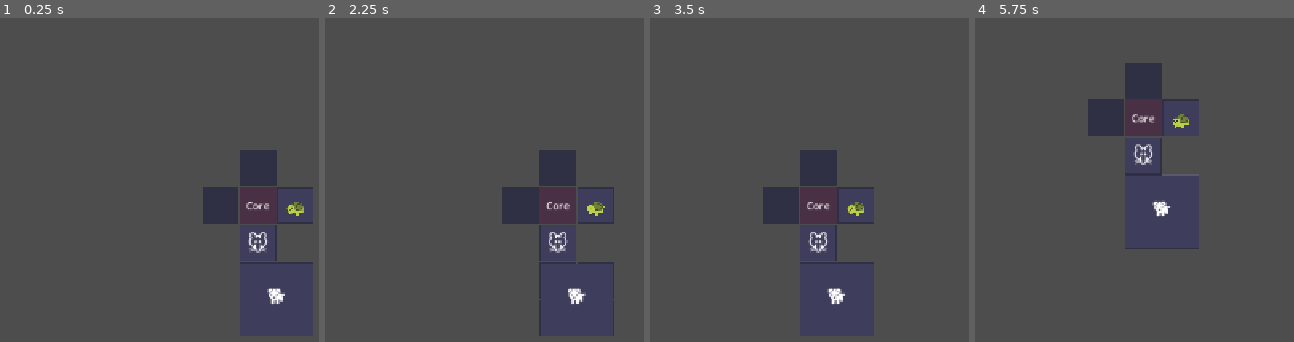
Above: before the commit, frames 1-4 (left to right).
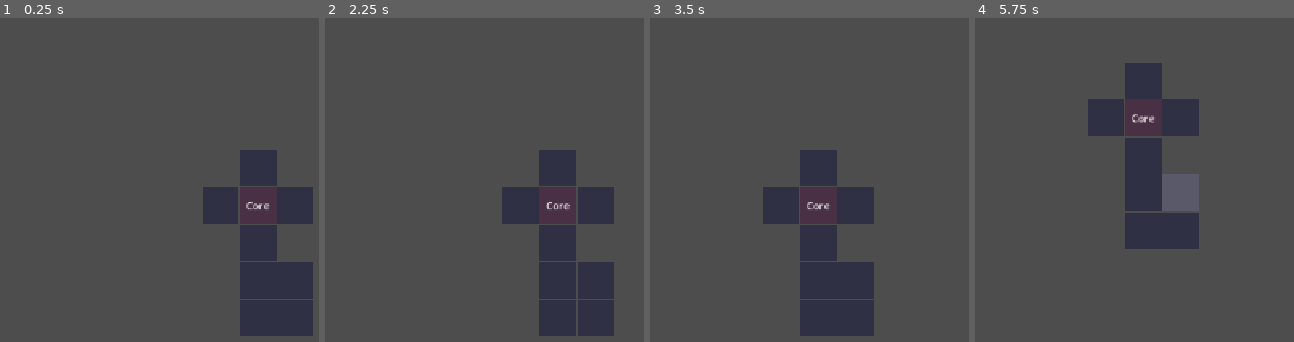
Above: after the commit, the same moments.

Repository: seekerzz/tower-html
Game: Godot game, scene res://src/Scenes/Tests/TestGridScene.tscn
Two runs of this game, one before a commit and one after it. Both use one fixed random seed, a clock stepped at 60 frames per second and the inputs below. The project has no main scene, so this scene is started directly.
Inputs (mouse positions are in pixels of both pictures, inside the frame that each line leads up to):
- Up to frame 1 (0.25 s): no input
- Up to frame 2 (2.25 s): tap Enter at 0.5, 2 s; drag from (583, 205) to (621, 319) at 0.52 s; tap Space at 1.25 s; drag from (583, 241) to (567, 332) at 1.27 s; move the mouse to (583, 167) at 2.02 s; hold Right (ui_right) from 2.03 s (still down); click (583, 167) at 2.17 s
- Up to frame 3 (3.5 s): release Right (ui_right) at 2.75 s; drag from (857, 205) to (691, 176) at 2.77 s
- Up to frame 4 (5.75 s): tap Space at 3.5, 5 s; drag from (1105, 205) to (1182, 319) at 3.52 s; tap Enter at 4.25 s; drag from (1144, 241) to (1137, 131) at 4.27 s; move the mouse to (1182, 205) at 5.02 s; hold Down (ui_down) from 5.03 s (still down); click (1182, 205) at 5.17 s

The runs differ from the first frame. In frame 1, 0.7% of the frame differs, in the area x 77-96%, y 56-89%; in frame 2, 0.7%; in frame 3, 0.7%; in frame 4, 1.9%, in the area x 49-71%, y 29-62%.
Error after the commit: Parse Error: Only identifier, attribute access, and subscription access can be used as assignment target. (res://src/Scripts/Unit.gd:114)

Commit message:
Implement adjacency buffs, tooltips, and fix float damage text
- Added `active_buffs` and `recalculate_buffs` logic to `GridManager` and `Unit`.
- Implemented `Tooltip` scene and manager in `MainGUI`.
- Updated `Unit.gd` to show buff icons and trigger tooltips.
- Forced integer conversion for all floating damage text.

Diff:
--- a/src/Autoload/GameManager.gd
+++ b/src/Autoload/GameManager.gd
@@ -8,6 +8,8 @@
 signal unit_sold(amount)
 signal damage_dealt(unit, amount)
 signal ftext_spawn_requested(pos, value, color)
+signal show_tooltip(data, stats, buffs, pos)
+signal hide_tooltip()
 
 var core_type: String = "cornucopia"
 var food: float = 100.0
--- a/src/Scenes/Game/Unit.tscn
+++ b/src/Scenes/Game/Unit.tscn
@@ -43,3 +43,5 @@
 shape = SubResource("RectangleShape2D_unit")
 
 [connection signal="input_event" from="Area2D" to="." method="_on_area_2d_input_event"]
+[connection signal="mouse_entered" from="Area2D" to="." method="_on_area_2d_mouse_entered"]
+[connection signal="mouse_exited" from="Area2D" to="." method="_on_area_2d_mouse_exited"]
--- /dev/null
+++ b/src/Scenes/UI/Tooltip.tscn
@@ -0,0 +1,29 @@
+[gd_scene load_steps=2 format=3 uid="uid://tooltip12345"]
+
+[ext_resource type="Script" path="res://src/Scripts/UI/Tooltip.gd" id="1_tooltip"]
+
+[node name="Tooltip" type="PanelContainer"]
+offset_right = 200.0
+offset_bottom = 100.0
+script = ExtResource("1_tooltip")
+
+[node name="VBoxContainer" type="VBoxContainer" parent="."]
+layout_mode = 2
+
+[node name="TitleLabel" type="RichTextLabel" parent="VBoxContainer"]
+layout_mode = 2
+bbcode_enabled = true
+text = "[b]Unit Name[/b]"
+fit_content = true
+
+[node name="StatsLabel" type="RichTextLabel" parent="VBoxContainer"]
+layout_mode = 2
+bbcode_enabled = true
+text = "Stats..."
+fit_content = true
+
+[node name="BuffLabel" type="RichTextLabel" parent="VBoxContainer"]
+layout_mode = 2
+bbcode_enabled = true
+text = "Buffs..."
+fit_content = true
--- a/src/Scripts/Barricade.gd
+++ b/src/Scripts/Barricade.gd
@@ -33,5 +33,6 @@
 
 func take_damage(amount: float):
 	hp -= amount
+	GameManager.spawn_floating_text(global_position, str(int(amount)), Color.RED)
 	if hp <= 0:
 		queue_free()
--- a/src/Scripts/Enemy.gd
+++ b/src/Scripts/Enemy.gd
@@ -130,7 +130,7 @@
 	hit_flash_timer = 0.1
 	queue_redraw()
 
-	GameManager.spawn_floating_text(global_position, str(floor(amount)), Color.WHITE)
+	GameManager.spawn_floating_text(global_position, str(int(amount)), Color.WHITE)
 	if source_unit:
 		GameManager.damage_dealt.emit(source_unit, amount)
 
--- a/src/Scripts/GridManager.gd
+++ b/src/Scripts/GridManager.gd
@@ -58,6 +58,8 @@
 
 	# Mark tiles as occupied
 	_set_tiles_occupied(x, y, w, h, unit)
+
+	recalculate_buffs()
 
 	return true
 
@@ -175,6 +177,7 @@
 		# Remove source unit
 		_clear_tiles_occupied(unit.grid_pos.x, unit.grid_pos.y, w, h)
 		unit.queue_free()
+		recalculate_buffs()
 		return true
 
 	# Devour
@@ -183,6 +186,7 @@
 		target_unit.devour(unit)
 		_clear_tiles_occupied(unit.grid_pos.x, unit.grid_pos.y, w, h)
 		unit.queue_free()
+		recalculate_buffs()
 		return true
 
 	# Swap
@@ -208,6 +212,8 @@
 	var tile = tiles[get_tile_key(new_x, new_y)]
 	unit.position = tile.position + Vector2((w-1) * TILE_SIZE * 0.5, (h-1) * TILE_SIZE * 0.5)
 	unit.start_position = unit.position # Update start pos for next drag
+
+	recalculate_buffs()
 
 func can_devour(eater, food) -> bool:
 	if food.unit_data.has("isFood") and food.unit_data.isFood:
@@ -294,3 +300,57 @@
 	var tile_for_b = tiles[get_tile_key(pos_a.x, pos_a.y)]
 	unit_b.position = tile_for_b.position + Vector2((size_b.x-1) * TILE_SIZE * 0.5, (size_b.y-1) * TILE_SIZE * 0.5)
 	unit_b.start_position = unit_b.position
+
+	recalculate_buffs()
+
+func recalculate_buffs():
+	# 1. Reset all units stats
+	# We need to collect unique units first to avoid multiple resets for multi-tile units
+	var processed_units = []
+	for key in tiles:
+		var tile = tiles[key]
+		if tile.unit and not (tile.unit in processed_units):
+			tile.unit.reset_stats()
+			processed_units.append(tile.unit)
+
+	# 2. Iterate to find buff providers and apply buffs
+	for unit in processed_units:
+		if "buffProvider" in unit.unit_data:
+			var buff_type = unit.unit_data["buffProvider"]
+			_apply_buff_to_neighbors(unit, buff_type)
+
+	# 3. Update visuals for all units
+	for unit in processed_units:
+		unit.update_visuals()
+
+func _apply_buff_to_neighbors(provider_unit, buff_type):
+	var cx = provider_unit.grid_pos.x
+	var cy = provider_unit.grid_pos.y
+	var w = provider_unit.unit_data.size.x
+	var h = provider_unit.unit_data.size.y
+
+	var neighbors = []
+
+	# Top & Bottom
+	for dx in range(w):
+		neighbors.append(Vector2i(cx + dx, cy - 1)) # Top
+		neighbors.append(Vector2i(cx + dx, cy + h)) # Bottom
+
+	# Left & Right
+	for dy in range(h):
+		neighbors.append(Vector2i(cx - 1, cy + dy)) # Left
+		neighbors.append(Vector2i(cx + w, cy + dy)) # Right
+
+	for n_pos in neighbors:
+		var n_key = get_tile_key(n_pos.x, n_pos.y)
+		if tiles.has(n_key):
+			var tile = tiles[n_key]
+			var target_unit = tile.unit
+
+			if target_unit == null and tile.occupied_by != Vector2i.ZERO:
+				var origin_key = get_tile_key(tile.occupied_by.x, tile.occupied_by.y)
+				if tiles.has(origin_key):
+					target_unit = tiles[origin_key].unit
+
+			if target_unit and target_unit != provider_unit:
+				target_unit.apply_buff(buff_type)
--- a/src/Scripts/UI/MainGUI.gd
+++ b/src/Scripts/UI/MainGUI.gd
@@ -11,9 +11,11 @@
 @onready var stats_header = $DamageStats/Header
 
 const FLOATING_TEXT_SCENE = preload("res://src/Scenes/UI/FloatingText.tscn")
+const TOOLTIP_SCENE = preload("res://src/Scenes/UI/Tooltip.tscn")
 
 var damage_stats = {} # unit_id -> {name, icon, amount, node}
 var last_sort_time: float = 0.0
+var tooltip_instance = null
 var sort_interval: float = 1.0
 var is_stats_collapsed: bool = false
 
@@ -28,8 +30,25 @@
 
 	stats_header.gui_input.connect(_on_stats_header_input)
 
+	_setup_tooltip()
+
 	update_ui()
 	update_timeline()
+
+func _setup_tooltip():
+	tooltip_instance = TOOLTIP_SCENE.instantiate()
+	add_child(tooltip_instance)
+	tooltip_instance.hide()
+	GameManager.show_tooltip.connect(_on_show_tooltip)
+	GameManager.hide_tooltip.connect(_on_hide_tooltip)
+
+func _on_show_tooltip(data, stats, buffs, pos):
+	if tooltip_instance:
+		tooltip_instance.show_tooltip(data, stats, buffs, pos)
+
+func _on_hide_tooltip():
+	if tooltip_instance:
+		tooltip_instance.hide_tooltip()
 
 func _process(delta):
 	if last_sort_time > 0:
@@ -114,7 +133,7 @@
 		}
 
 	damage_stats[id].amount += amount
-	damage_stats[id].dmg_lbl.text = str(floor(damage_stats[id].amount))
+	damage_stats[id].dmg_lbl.text = str(int(damage_stats[id].amount))
 
 	if last_sort_time <= 0:
 		_sort_stats()
--- /dev/null
+++ b/src/Scripts/UI/Tooltip.gd
@@ -0,0 +1,41 @@
+extends PanelContainer
+
+@onready var title_label = $VBoxContainer/TitleLabel
+@onready var stats_label = $VBoxContainer/StatsLabel
+@onready var buff_label = $VBoxContainer/BuffLabel
+
+func _ready():
+	hide()
+
+func show_tooltip(unit_data: Dictionary, current_stats: Dictionary, active_buffs: Array, global_pos: Vector2):
+	title_label.text = "[b]" + unit_data.get("icon", "") + " " + unit_data.get("name", "Unknown") + "[/b]"
+
+	var desc = unit_data.get("desc", "")
+	var stats_text = ""
+	stats_text += "Damage: %d\n" % floor(current_stats.get("damage", 0))
+	stats_text += "Range: %d\n" % floor(current_stats.get("range", 0))
+	stats_text += "Speed: %.2f\n" % current_stats.get("atk_speed", 0)
+
+	if desc != "":
+		stats_text += "\n[color=#aaaaaa]" + desc + "[/color]"
+
+	stats_label.text = stats_text
+
+	var buff_text = ""
+	if active_buffs.size() > 0:
+		buff_text = "[color=yellow]Buffs:[/color]\n"
+		for b in active_buffs:
+			buff_text += "- " + b.capitalize() + "\n"
+
+	buff_label.text = buff_text
+	buff_label.visible = active_buffs.size() > 0
+
+	# Positioning
+	# Move to mouse position but keep within screen
+	position = global_pos + Vector2(20, 20)
+
+	show()
+	z_index = 1000 # On top
+
+func hide_tooltip():
+	hide()
--- a/src/Scripts/Unit.gd
+++ b/src/Scripts/Unit.gd
@@ -13,6 +13,9 @@
 var damage: float
 var range_val: float
 var atk_speed: float
+var crit_rate: float = 0.0
+var bounce_count: int = 0
+var split_count: int = 0
 
 # Grid / Drag logic
 var grid_pos: Vector2i = Vector2i.ZERO
@@ -26,11 +29,53 @@
 func setup(key: String):
 	type_key = key
 	unit_data = Constants.UNIT_TYPES[key].duplicate()
+	reset_stats()
+	update_visuals()
+
+func reset_stats():
 	damage = unit_data.damage
 	range_val = unit_data.range
-	atk_speed = unit_data.atk_speed if "atk_speed" in unit_data else unit_data.atkSpeed
-
-	update_visuals()
+	atk_speed = unit_data.atk_speed if "atk_speed" in unit_data else unit_data.get("atkSpeed", 1.0)
+	crit_rate = 0.0
+	bounce_count = 0
+	split_count = 0
+	active_buffs.clear()
+
+	# Re-apply level multipliers if needed
+	if level > 1:
+		damage *= pow(1.5, level - 1)
+		# stats_multiplier is handled separately or accumulatively?
+		# In merge_with, we did damage *= 1.5.
+		# If we reset stats, we need to recalculate from base + level.
+		# Ideally `level` should drive the stats.
+
+func apply_buff(buff_type: String):
+	if buff_type in active_buffs: return # Or stack? Usually adjacency buffs from different sources stack, but same source?
+	# For now, let's allow duplicates in the list but handle logic carefully, or just list unique buff types.
+	# The prompt says "recalculate_buffs", suggesting we clear and re-add.
+
+	active_buffs.append(buff_type)
+
+	match buff_type:
+		"fire":
+			pass # Logic handled in attack/projectile
+		"poison":
+			pass # Logic handled in attack/projectile
+		"range":
+			range_val *= 1.25
+		"speed":
+			atk_speed *= 1.2 # Higher is faster? "atkSpeed" in data seems to be attacks per second?
+			# In Constants: mouse 0.15? Wait.
+			# mouse: atkSpeed 0.15. If it's delay, lower is faster.
+			# turtle: 1.8.
+			# Let's check CombatManager or Unit to see how atkSpeed is used.
+			pass
+		"crit":
+			crit_rate += 0.25
+		"bounce":
+			bounce_count += 1
+		"split":
+			split_count += 1
 
 func update_visuals():
 	$Label.text = unit_data.icon
@@ -47,6 +92,43 @@
 	else:
 		$StarLabel.hide()
 
+	_update_buff_icons()
+
+func _update_buff_icons():
+	# Simple visualization: a small label or HBox at the bottom of the unit
+	var buff_container = $BuffContainer
+	if !buff_container:
+		buff_container = HBoxContainer.new()
+		buff_container.name = "BuffContainer"
+		buff_container.alignment = BoxContainer.ALIGNMENT_CENTER
+		buff_container.position = Vector2(-$ColorRect.size.x/2, $ColorRect.size.y/2 - 15)
+		buff_container.size = Vector2($ColorRect.size.x, 15)
+		buff_container.mouse_filter = Control.MOUSE_FILTER_IGNORE
+		add_child(buff_container)
+
+	for child in buff_container.get_children():
+		child.queue_free()
+
+	for buff in active_buffs:
+		var lbl = Label.new()
+		lbl.theme_override_font_sizes/font_size = 10
+		lbl.horizontal_alignment = HORIZONTAL_ALIGNMENT_CENTER
+		lbl.vertical_alignment = VERTICAL_ALIGNMENT_CENTER
+
+		# Map buff to icon
+		var icon = "?"
+		match buff:
+			"fire": icon = "🔥"
+			"poison": icon = "🧪"
+			"range": icon = "🔭"
+			"speed": icon = "⚡"
+			"crit": icon = "💥"
+			"bounce": icon = "🪞"
+			"split": icon = "💠"
+
+		lbl.text = icon
+		buff_container.add_child(lbl)
+
 func _process(delta):
 	if is_dragging:
 		global_position = get_global_mouse_position() + drag_offset
@@ -65,8 +147,13 @@
 
 func merge_with(other_unit):
 	level += 1
-	damage *= 1.5
-	stats_multiplier += 0.5
+	# Stats will be recalculated by GridManager calling recalculate_buffs -> reset_stats -> apply level -> apply buffs
+	# But reset_stats needs to know how to apply level.
+	# Let's ensure reset_stats handles level scaling.
+
+	# Update: reset_stats implementation above attempts to handle it.
+	# damage *= pow(1.5, level - 1)
+
 	update_visuals()
 	# Play animation
 
@@ -81,6 +168,17 @@
 		if event is InputEventMouseButton and event.pressed and event.button_index == MOUSE_BUTTON_LEFT:
 			start_drag(get_global_mouse_position())
 			unit_clicked.emit(self)
+
+func _on_area_2d_mouse_entered():
+	var current_stats = {
+		"damage": damage,
+		"range": range_val,
+		"atk_speed": atk_speed
+	}
+	GameManager.show_tooltip.emit(unit_data, current_stats, active_buffs, global_position)
+
+func _on_area_2d_mouse_exited():
+	GameManager.hide_tooltip.emit()
 
 func _input(event):
 	if is_dragging:
